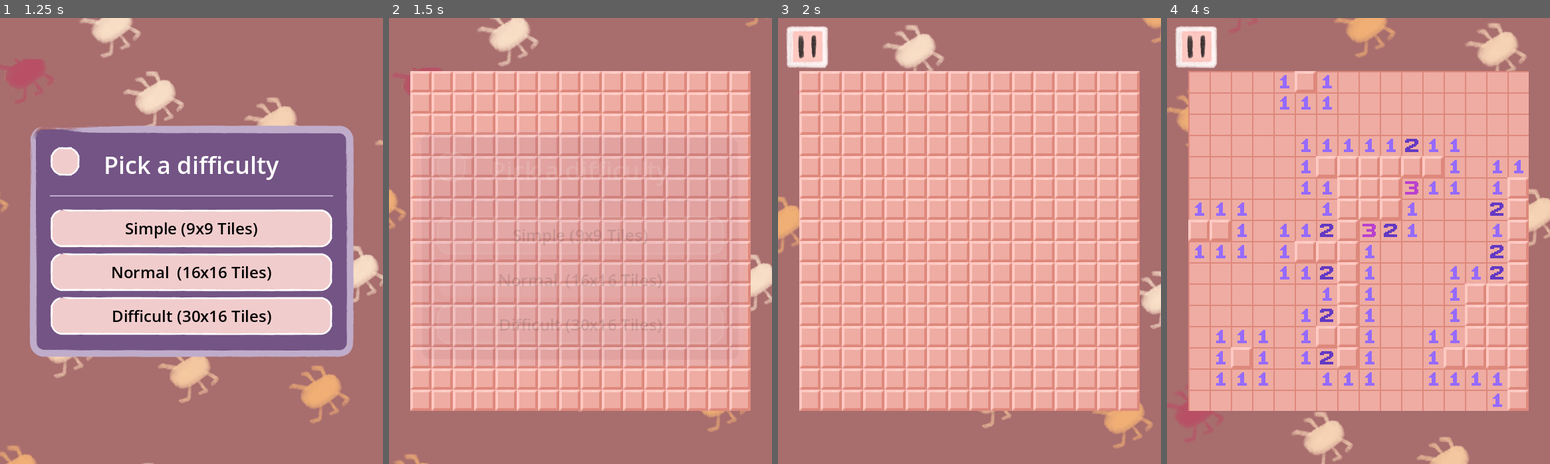
Above: before the commit, frames 1-4 (left to right).
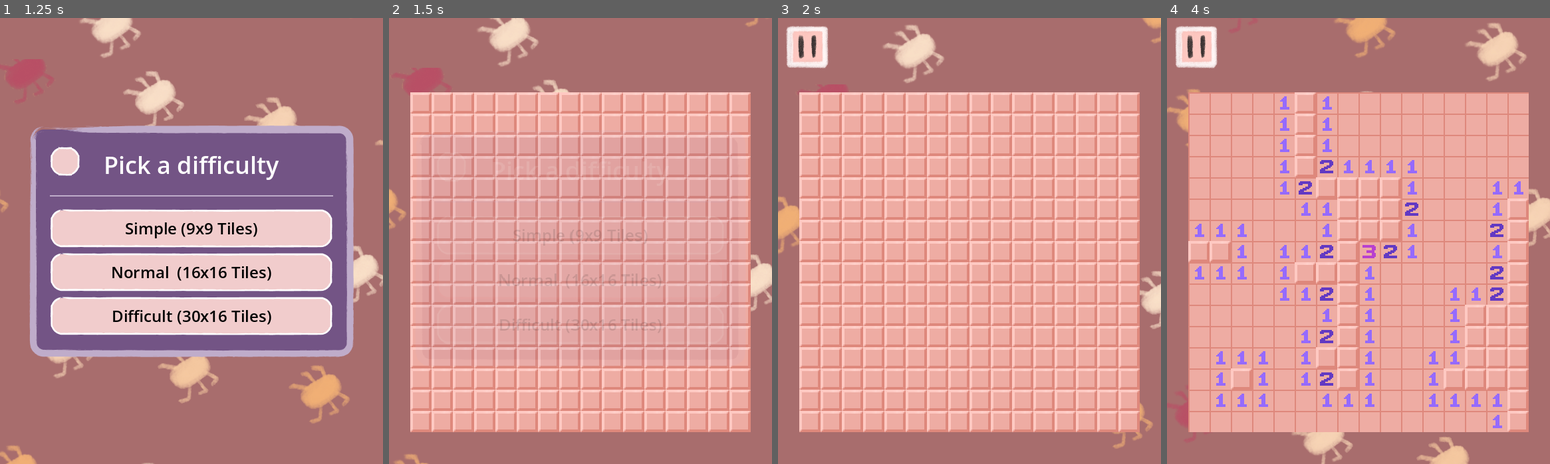
Above: after the commit, the same moments.

Repository: Somebud0180/CritterSweeper
Game: Godot game, scene res://scenes/menu.tscn
Two runs of this game, one before a commit and one after it. Both use one fixed random seed, a clock stepped at 60 frames per second and the inputs below.
Inputs (mouse positions are in pixels of both pictures, inside the frame that each line leads up to):
- Up to frame 1 (1.25 s): click "Start Game" at 0.5 s
- Up to frame 2 (1.5 s): click "Normal (16x16 Tiles)" at 1.25 s
- Up to frame 3 (2 s): no input
- Up to frame 4 (4 s): tap Enter at 2 s; move the mouse to (1442, 218) at 2.02 s; hold Right 2.03-2.78 s; tap Alt at 2.1, 3.6 s; click (1442, 218) at 2.17 s; move the mouse to (1281, 263) at 2.77 s; hold Down 2.78-3.53 s; tap Shift at 2.85 s; move the mouse to (1396, 142) at 3.52 s; hold Right from 3.53 s (still down)

Frame 1 is identical in both runs. In frame 2, 8.4% of the frame differs, in the area x 5-95%, y 11-93%; in frame 3, 8.4%; in frame 4, 16%.

Commit message:
Adjusted game margin sizing and layout settings

Diff:
--- a/scenes/game.tscn
+++ b/scenes/game.tscn
@@ -4,12 +4,17 @@
 [ext_resource type="Script" uid="uid://cbmn8aejrmb8d" path="res://scripts/game.gd" id="1_o5qli"]
 
 [node name="Game" type="MarginContainer" node_paths=PackedStringArray("grid", "grid_aspect")]
-anchors_preset = 15
+anchors_preset = -1
 anchor_right = 1.0
 anchor_bottom = 1.0
+offset_top = 64.0
 grow_horizontal = 2
 grow_vertical = 2
 theme = ExtResource("1_0wfyh")
+theme_override_constants/margin_left = 22
+theme_override_constants/margin_top = 22
+theme_override_constants/margin_right = 22
+theme_override_constants/margin_bottom = 22
 script = ExtResource("1_o5qli")
 grid = NodePath("ScrollContainer/CenterContainer/BoardAspect/Grid")
 grid_aspect = NodePath("ScrollContainer/CenterContainer/BoardAspect")
